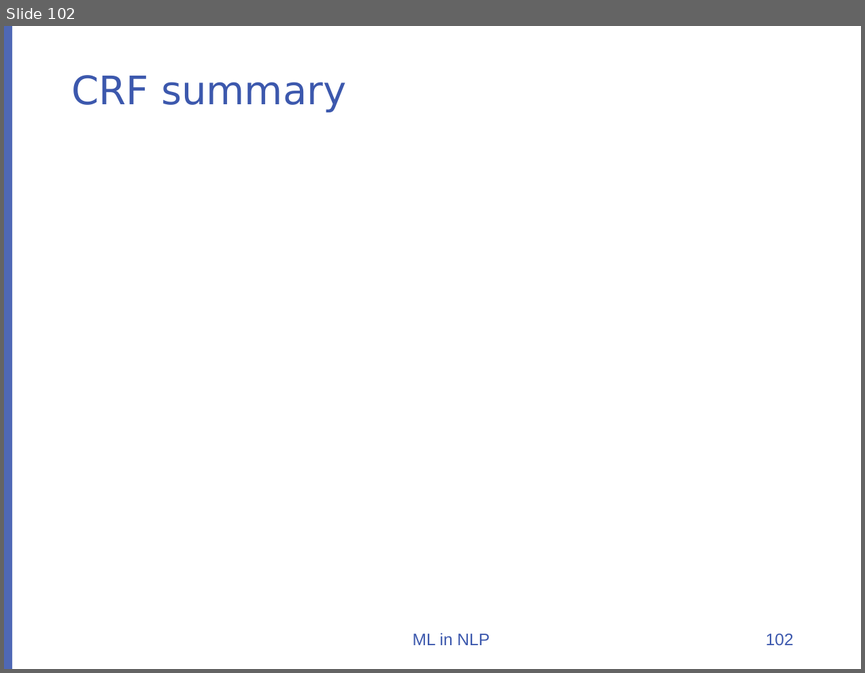
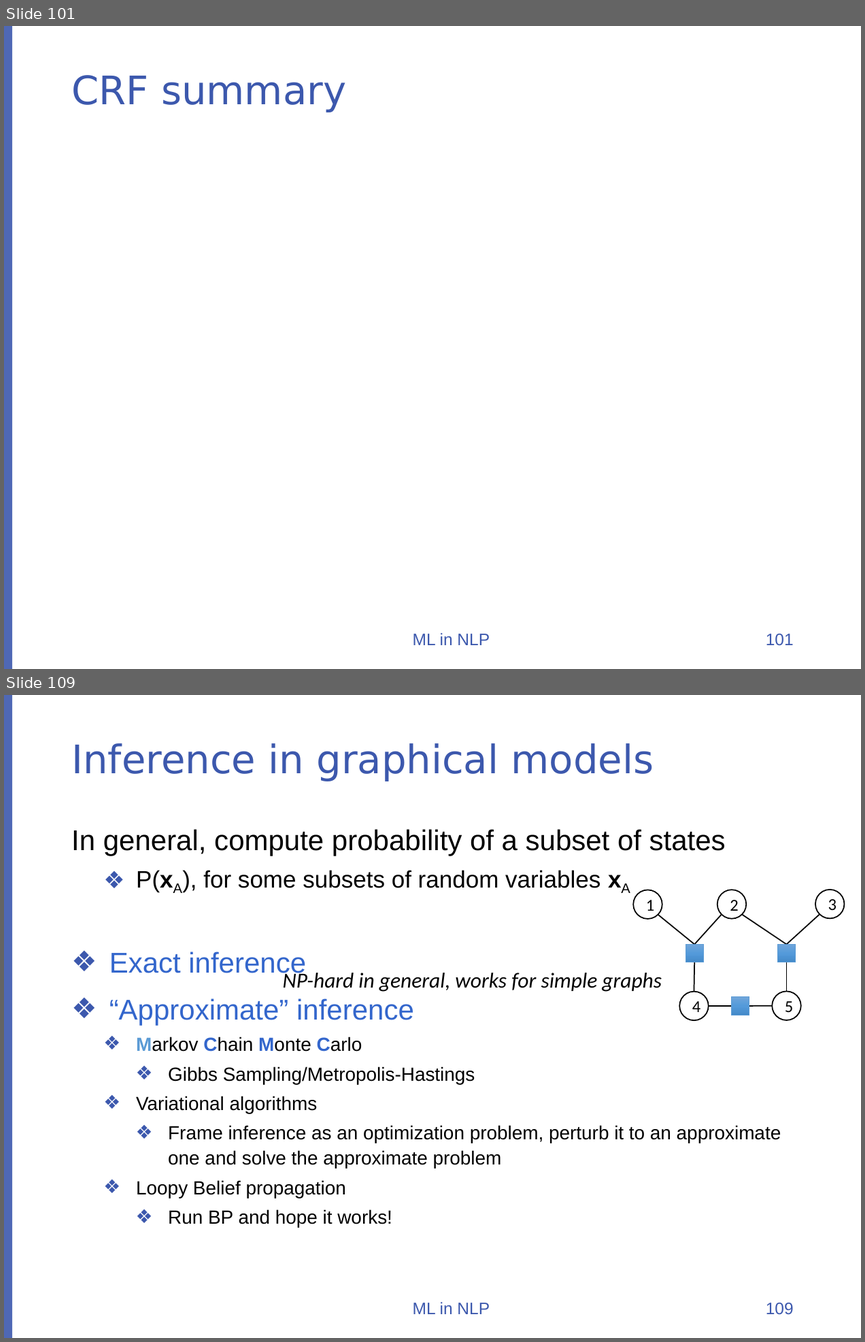
Before and after one commit to uclanlp/CS269-17, a slide deck: slides/CS269-04.pptx. Shown one above the other, each under a label of ours: slide 102 before the commit, slides 101 and 109 after it; the slides between them are not shown. The pictures are 865x673 and 865x1342 pixels, drawn with LibreOffice and Linux fonts; fonts in the diff are those of the drawing; grey boxes stand for pictures; background and template pictures are left out. Boxes give left, top, right and bottom in pixels: in the first picture for what was removed or moved away, otherwise in the second. Text is boxed around its words. In the diff, an @@ line names an element or a change of style, - is before the commit and + after.

```diff
--- a/slides/CS269-04.pptx
+++ b/slides/CS269-04.pptx
@@ slide 109 added at (4, 695, 861, 1338), background #FFFFFF; not listed: 1 template element that a slide beside it also shows @@
@@ title added at (71, 743, 654, 781), 33 pt, text #3C58AD @@
+Inference in graphical models
@@ text added at (71, 829, 781, 1227), 16 pt, text #000000 @@
+In general, compute probability of a subset of states
+  ❖ P(xA), for some subsets of random variables xA
+❖ Exact inference
+❖ “Approximate” inference
+  ❖ Markov Chain Monte Carlo
+    ❖ Gibbs Sampling/Metropolis-Hastings
+  ❖ Variational algorithms
+    ❖ Frame inference as an optimization problem, perturb it to an approximate one and solve the approximate problem
+  ❖ Loopy Belief propagation
+    ❖ Run BP and hope it works!
@@ group added at (633, 889, 844, 1021): 8 lines, 5 ellipses, 3 rectangles @@
+1
+2
+3
+4
+5
@@ text added at (283, 969, 662, 991), 18 pt, text #000000, italic @@
+NP-hard in general, works for simple graphs
@@ text added at (413, 1302, 490, 1314), 14 pt, text #3C58AD @@
+ML in NLP
@@ page number added at (766, 1302, 793, 1314), 14 pt, text #3C58AD @@
+109
@@ what was slide 102 is now slide 101 @@
@@ page number at (766, 633, 793, 645): text changed @@
-102
+101
```
Also in this commit, not shown: 4 slides changed, 8 other slides added, 2 slides removed, 1 other file.
